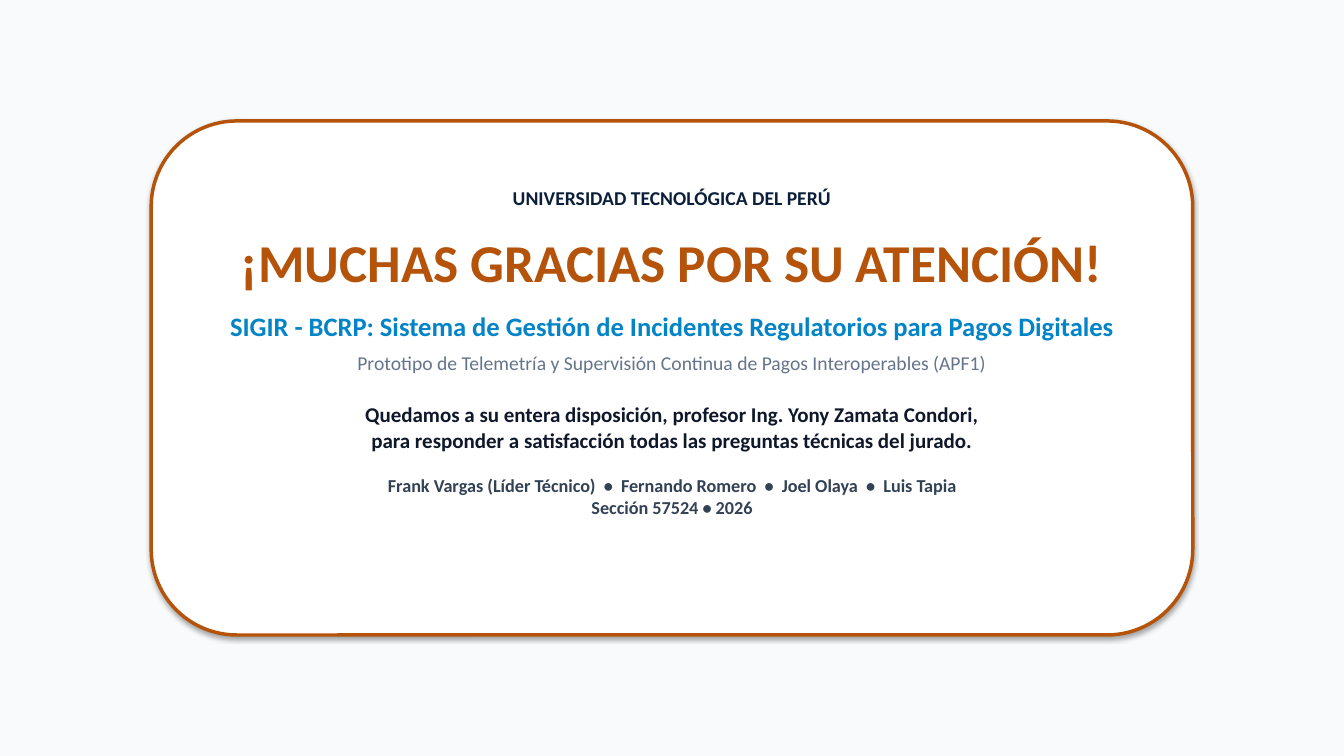
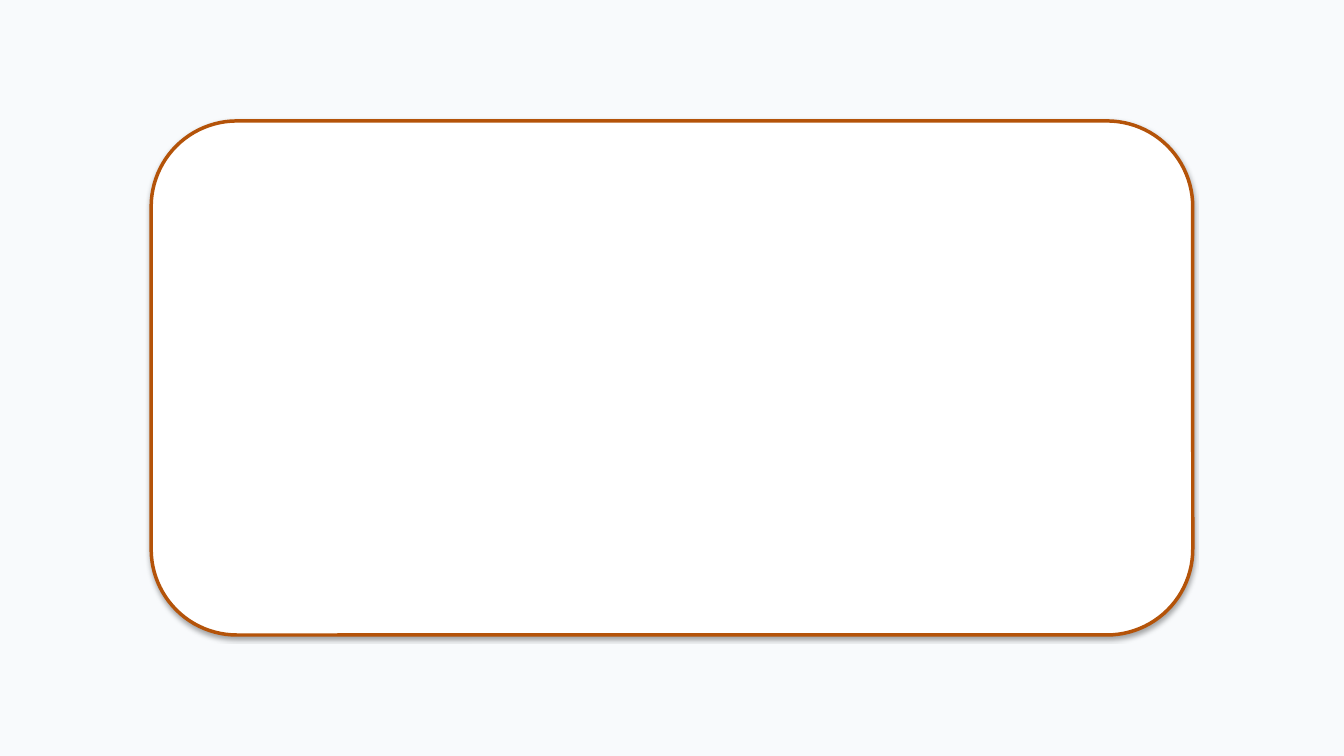
Before and after one commit to frankitoromas-tech/UTP-Curso-Integrador-I-SIGIR-BCRP, a slide deck: slide 20 of 01_DOCUMENTACION_TECNICA/PRESENTACION_EJECUTIVA_APF1.pptx (slide 14 before the commit). Drawn at 1344x756 pixels with LibreOffice and Linux fonts; fonts in the diff are those of the drawing. Boxes give left, top, right and bottom in pixels: in the first picture for what was removed or moved away, otherwise in the second. Text is boxed around its words. In the diff, an @@ line names an element or a change of style, - is before the commit and + after.

Commit message:
docs(apf2): consolidar diapositivas PPTX a 20 láminas, remover a Luis y actualizar entregables en README

```diff
--- a/01_DOCUMENTACION_TECNICA/PRESENTACION_EJECUTIVA_APF1.pptx
+++ b/01_DOCUMENTACION_TECNICA/PRESENTACION_EJECUTIVA_APF1.pptx
@@ text in rounded rectangle at box(230, 189, 1113, 514): text removed @@
-UNIVERSIDAD TECNOLÓGICA DEL PERÚ
-¡MUCHAS GRACIAS POR SU ATENCIÓN!
-SIGIR - BCRP: Sistema de Gestión de Incidentes Regulatorios para Pagos Digitales
-Prototipo de Telemetría y Supervisión Continua de Pagos Interoperables (APF1)
-Quedamos a su entera disposición, profesor Ing. Yony Zamata Condori,
-para responder a satisfacción todas las preguntas técnicas del jurado.
-Frank Vargas (Líder Técnico) • Fernando Romero • Joel Olaya • Luis Tapia
-Sección 57524 • 2026
```
Also in this commit, not shown: 2 other slides changed, 6 slides added, 5 other files.
